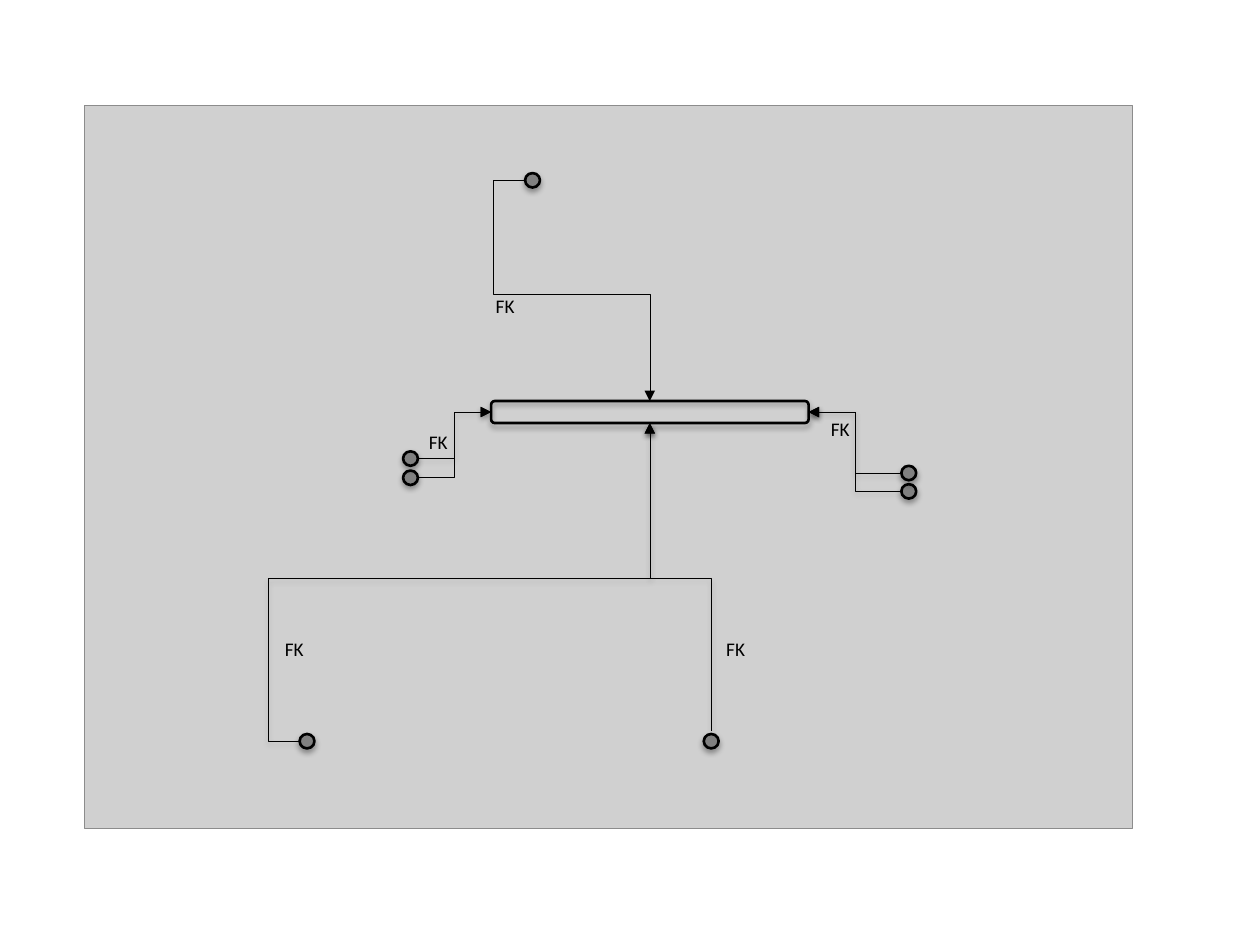
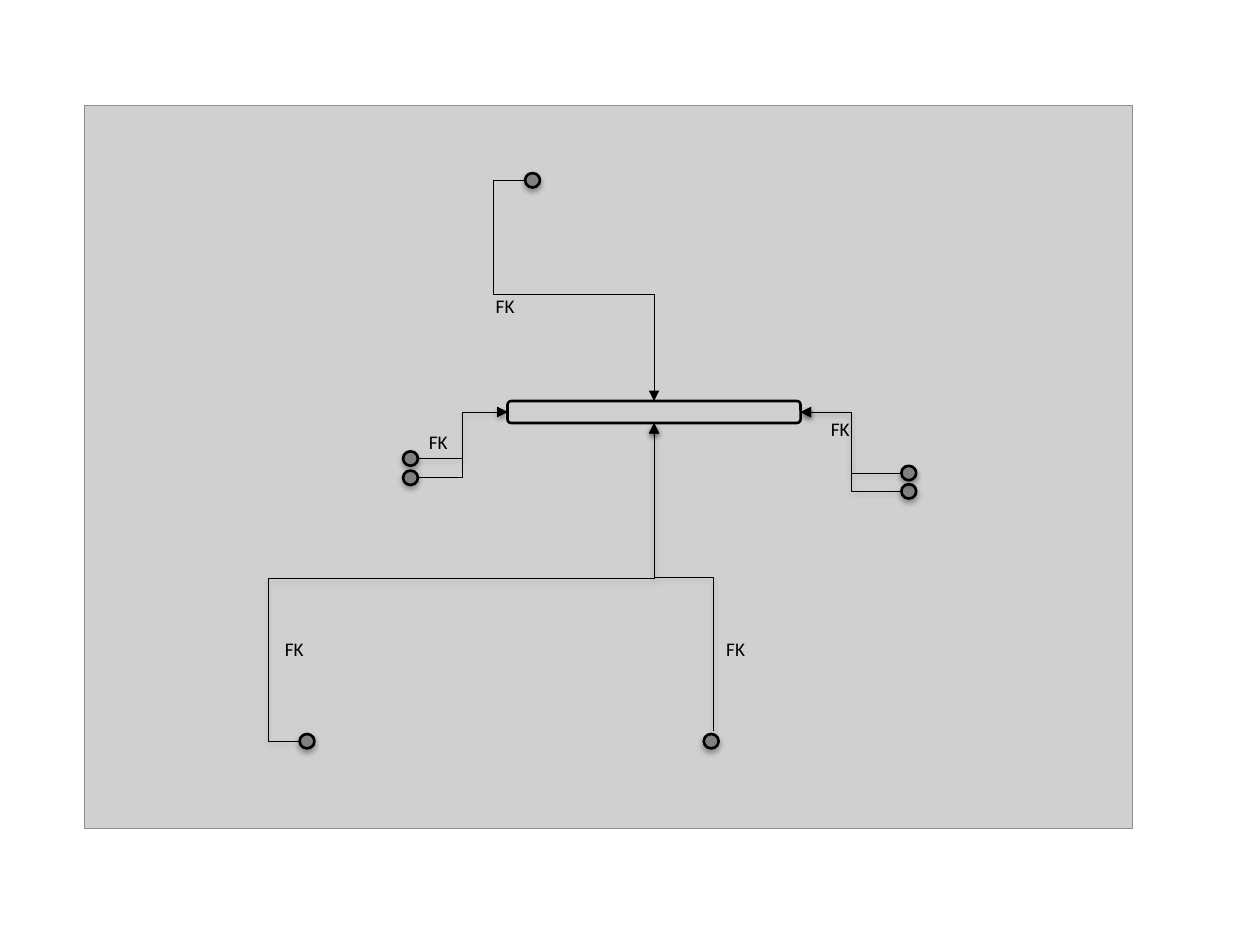
Before and after one commit to NICTA/fsdf-hackfest, a slide deck: slide 4 of assets/Hackfest - FSDF Overview.pptx. Drawn at 1260x945 pixels with LibreOffice and Linux fonts; fonts in the diff are those of the drawing; grey boxes stand for pictures. Boxes give left, top, right and bottom in pixels: in the first picture for what was removed or moved away, otherwise in the second. Text is boxed around its words. In the diff, an @@ line names an element or a change of style, - is before the commit and + after.

```diff
--- a/assets/Hackfest - FSDF Overview.pptx
+++ b/assets/Hackfest - FSDF Overview.pptx
@@ elbow arrow moved from (525, 180) - (650, 401) to (525, 180) - (654, 401) @@
@@ elbow arrow moved from (418, 478) - (491, 412) to (418, 478) - (508, 412) @@
@@ elbow arrow moved from (418, 459) - (491, 412) to (418, 459) - (508, 412) @@
@@ rounded rectangle: place and size @@
-rounded rectangle at [491, 401, 809, 422]
+rounded rectangle at [508, 401, 801, 422]
@@ rounded rectangle at [508, 401, 801, 422]: shadow off @@
@@ elbow arrow moved from (901, 491) - (809, 412) to (901, 491) - (800, 412) @@
@@ elbow arrow moved from (901, 472) - (809, 412) to (901, 472) - (800, 412) @@
@@ elbow arrow moved from (300, 741) - (650, 423) to (300, 741) - (654, 423) @@
@@ elbow arrow moved from (712, 731) - (650, 423) to (713, 731) - (654, 423) @@
```
Also in this commit, not shown: 1 other slide changed, 1 slide added, 1 other file.
